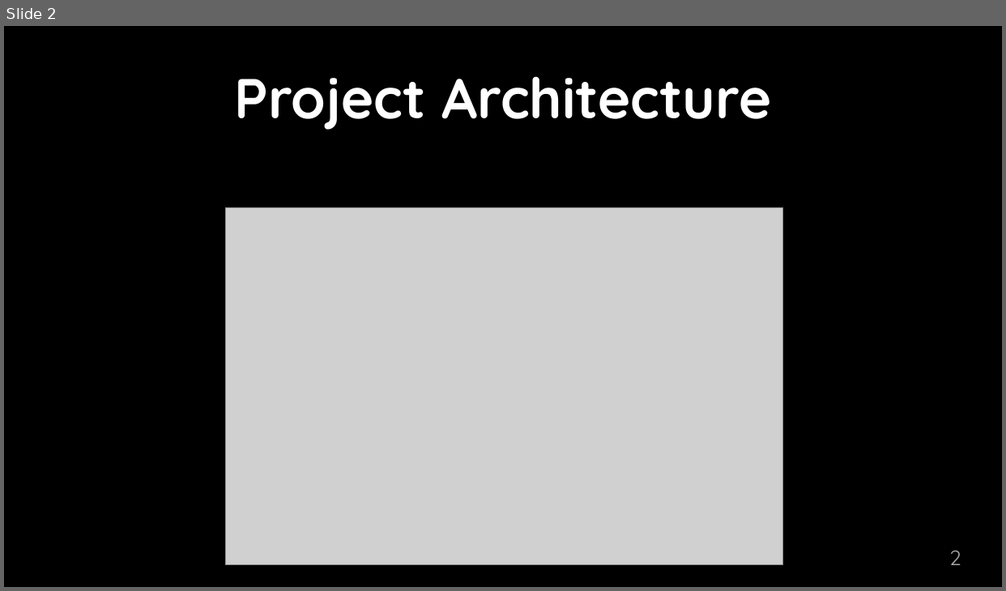
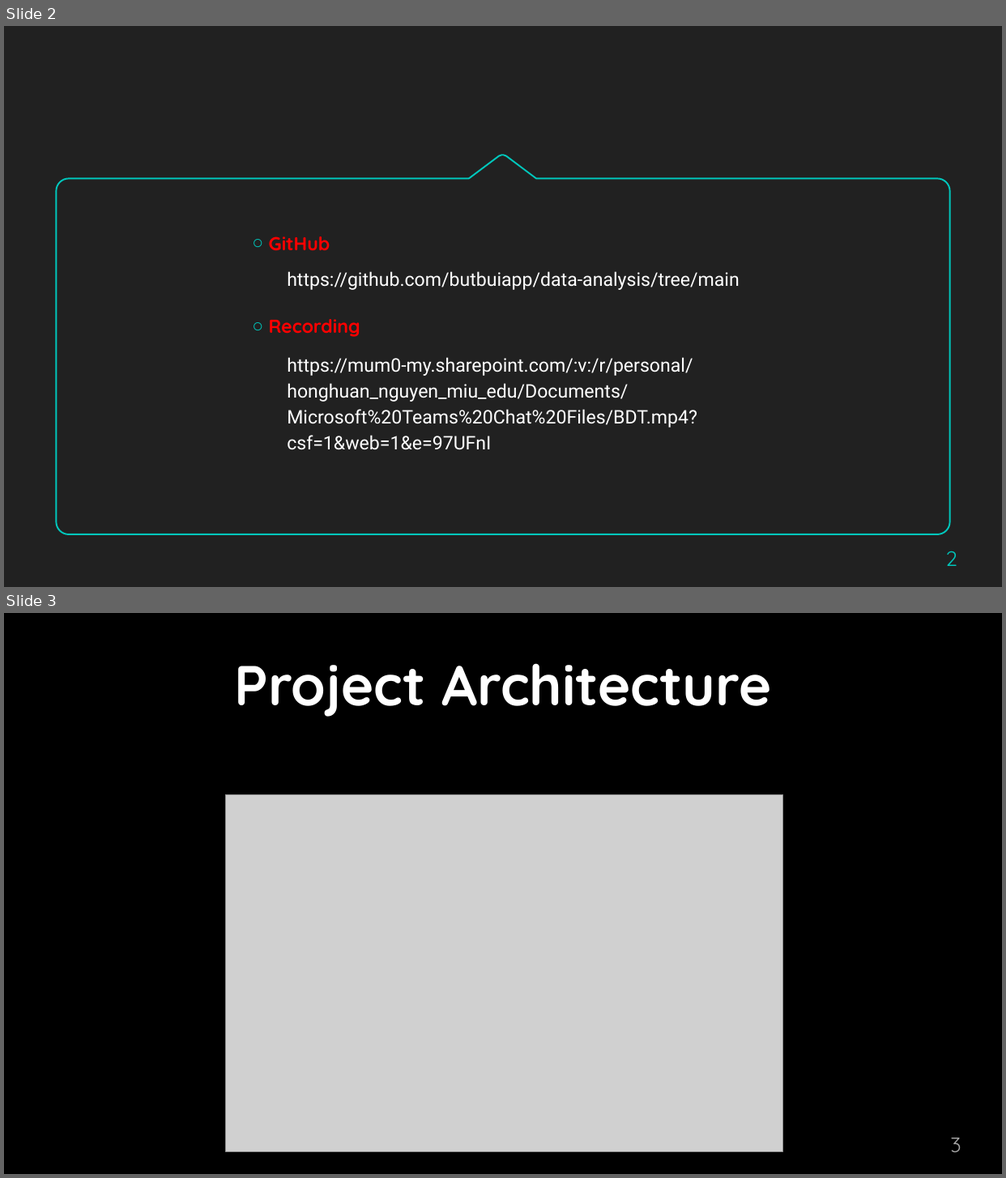
Before and after one commit to butbuiapp/data-analysis, a slide deck: (BDT) Final Project Presentation.pptx. Shown one above the other, each under a label of ours: slide 2 before the commit, slides 2 and 3 after it. The pictures are 1006x591 and 1006x1178 pixels, drawn with LibreOffice and Linux fonts; fonts in the diff are those of the drawing; grey boxes stand for pictures; background and template pictures are left out. Boxes give left, top, right and bottom in pixels: in the first picture for what was removed or moved away, otherwise in the second. Text is boxed around its words. In the diff, an @@ line names an element or a change of style, - is before the commit and + after.

Commit message:
update PP

```diff
--- a/(BDT) Final Project Presentation.pptx
+++ b/(BDT) Final Project Presentation.pptx
@@ slide 2 added at [4,26,1002,587], background #212121 @@
@@ freeform shape added at [57,155,950,535], outline #00C6BB 1.5 pt @@
@@ text added at [269,237,330,251], 18 pt, text #FF0000, bold @@
+○ GitHub
@@ text added at [287,271,739,290], 18 pt, text #FFFFFF @@
+https://github.com/butbuiapp/data-analysis/tree/main
@@ text added at [269,319,360,337], 18 pt, text #FF0000, bold @@
+○ Recording
@@ text added at [287,357,697,450], 18 pt, text #FFFFFF @@
+https://mum0-my.sharepoint.com/:v:/r/personal/honghuan_nguyen_miu_edu/Documents/Microsoft%20Teams%20Chat%20Files/BDT.mp4?csf=1&web=1&e=97UFnI
@@ page number added at [945,552,957,566], 20 pt, text #00C6BB @@
+2
@@ what was slide 2 is now slide 3 @@
@@ page number at [950,1138,961,1152]: text changed @@
-2
+3
```
